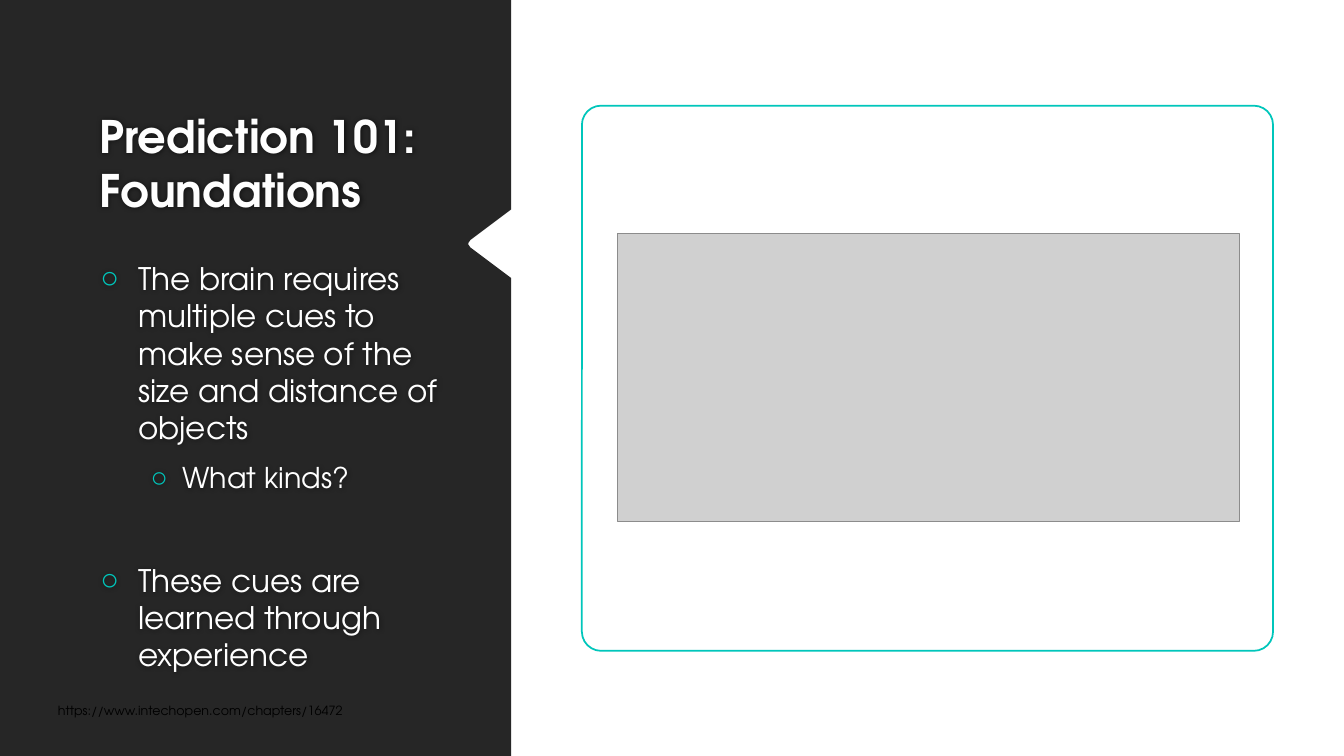
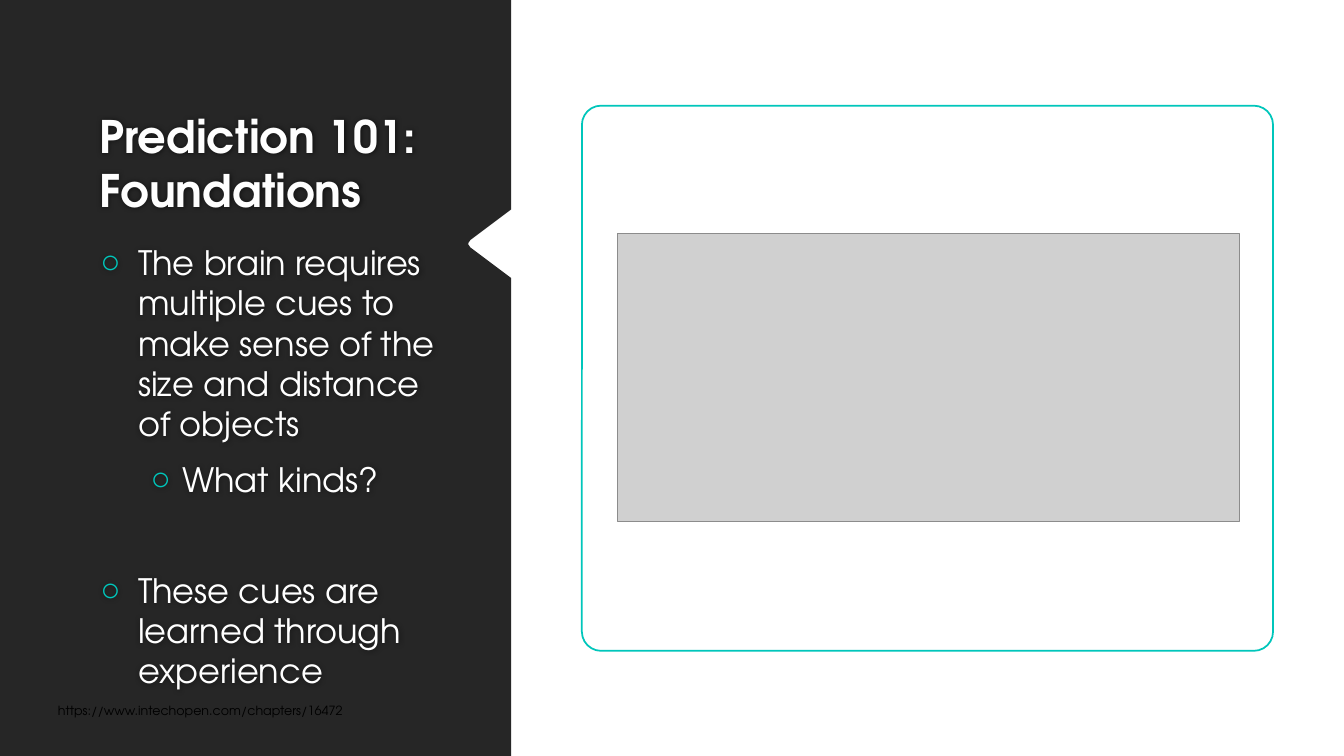
Before and after one commit to allisoct/ETLR23-24, a slide deck: slide 3 of slides/Day2.pptx. Drawn at 1344x756 pixels with LibreOffice and Linux fonts; fonts in the diff are those of the drawing; grey boxes stand for pictures; background and template pictures are left out. Boxes give left, top, right and bottom in pixels: in the first picture for what was removed or moved away, otherwise in the second. Text is boxed around its words. In the diff, an @@ line names an element or a change of style, - is before the commit and + after.

```diff
--- a/slides/Day2.pptx
+++ b/slides/Day2.pptx
@@ text "The brain requires multiple cues ..." at [138, 250, 435, 660]: size 22.2 to 24 pt; size 20.4 to 24 pt in "What kinds?" @@
```
Also in this commit, not shown: 1 other file.
